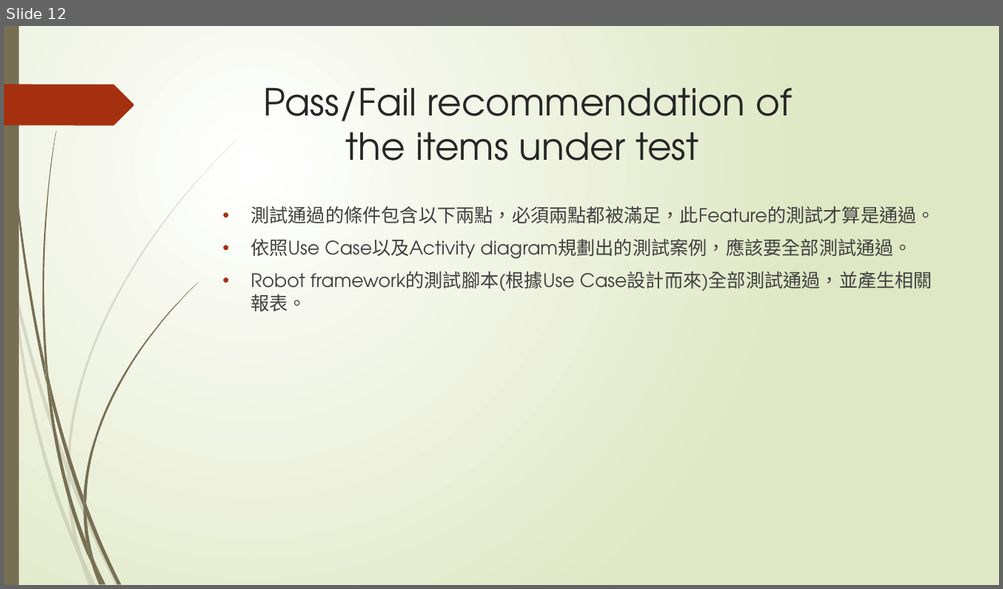
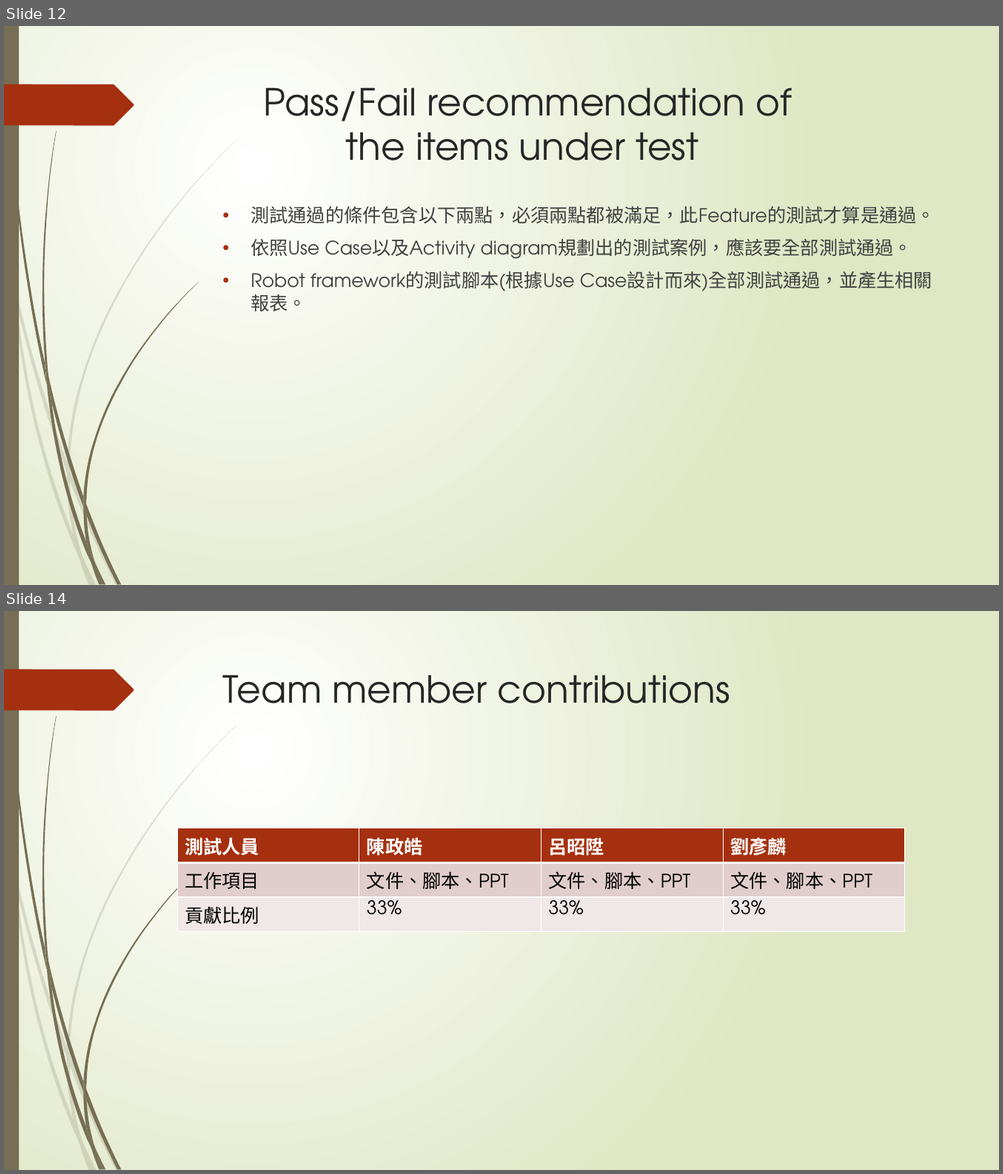
Before and after one commit to LeoLiu1209/STV_Sealnote, a slide deck: document/Final.pptx. Shown one above the other, each under a label of ours: slide 12 before the commit, slides 12 and 14 after it; the slides between them are not shown. The pictures are 1003x589 and 1003x1174 pixels, drawn with LibreOffice and Linux fonts; fonts in the diff are those of the drawing. Boxes give left, top, right and bottom in pixels: in the first picture for what was removed or moved away, otherwise in the second. Text is boxed around its words. In the diff, an @@ line names an element or a change of style, - is before the commit and + after.

Commit message:
update team contibute

```diff
--- a/document/Final.pptx
+++ b/document/Final.pptx
@@ slide 14 added at box(4, 611, 999, 1170), background gradient #FFFFFF to #DFE8C4; not listed: 24 template elements that a slide beside it also shows @@
@@ title added at box(223, 675, 730, 703), 36 pt, text #262626 @@
+Team member contributions
@@ table added at box(177, 829, 905, 927), 3 rows, 4 columns @@
+測試人員 | 陳政皓 | 呂昭陞 | 劉彥麟
+工作項目 | 文件、腳本、PPT | 文件、腳本、PPT | 文件、腳本、PPT
+貢獻比例 | 33% | 33% | 33%
```
Also in this commit, not shown: 1 slide changed.
